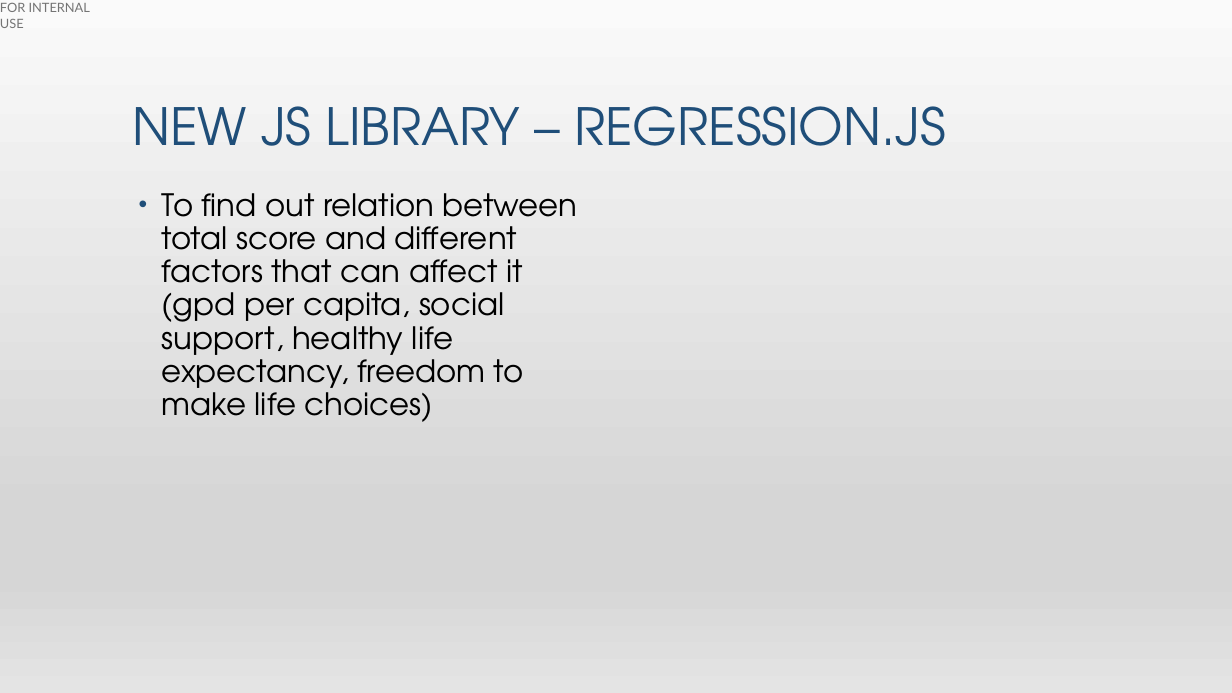
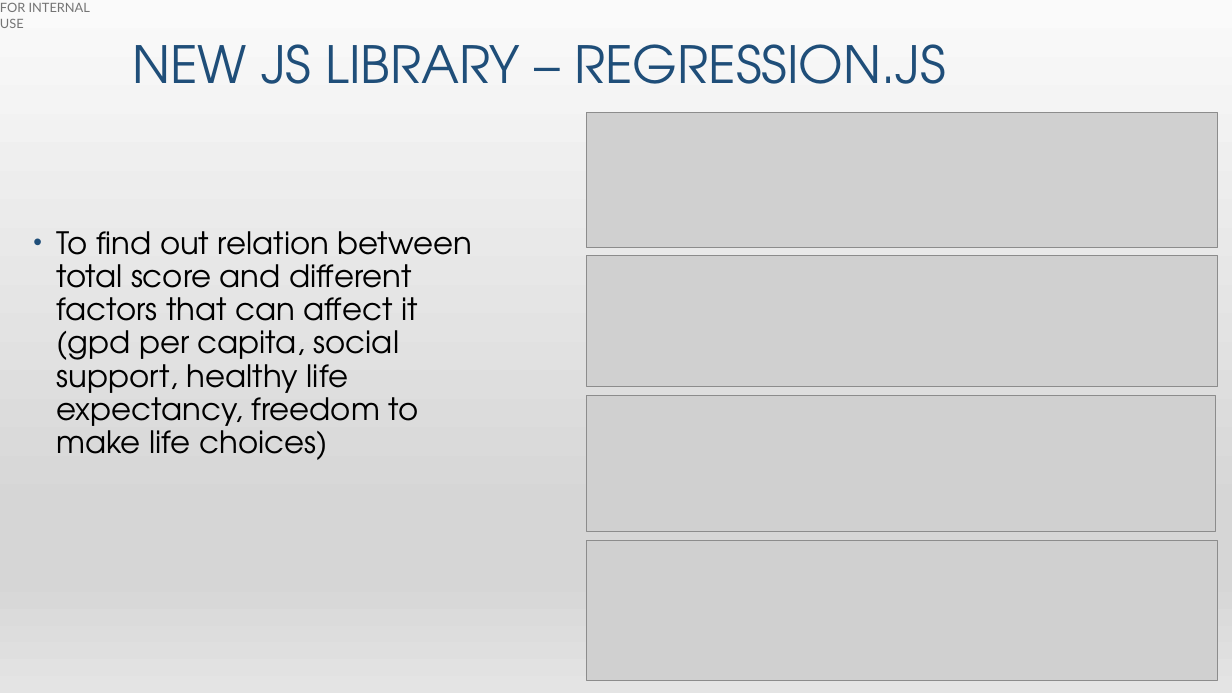
Before and after one commit to SNNandhini/Project-3-World_Happiness, a slide deck: slide 9 of World_happiness_presentation.pptx. Drawn at 1232x693 pixels with LibreOffice and Linux fonts; fonts in the diff are those of the drawing; grey boxes stand for pictures. Boxes give left, top, right and bottom in pixels: in the first picture for what was removed or moved away, otherwise in the second. Text is boxed around its words. In the diff, an @@ line names an element or a change of style, - is before the commit and + after.

Commit message:
pushing presentation

```diff
--- a/World_happiness_presentation.pptx
+++ b/World_happiness_presentation.pptx
@@ title "NEW JS LIBRARY – REGRESSION.JS": place and size @@
-title "NEW JS LIBRARY – REGRESSION.JS" at [132, 106, 946, 146]
+title "NEW JS LIBRARY – REGRESSION.JS" at [132, 44, 946, 84]
@@ picture added at [587, 113, 1218, 248] @@
@@ text "To find out relation between ...": place and size @@
-text "To find out relation between ..." at [162, 193, 578, 422]
+text "To find out relation between ..." at [56, 231, 473, 460]
@@ picture added at [587, 256, 1218, 387] @@
@@ picture added at [587, 396, 1215, 532] @@
@@ picture added at [587, 541, 1218, 680] @@
```
Also in this commit, not shown: 1 other file.
